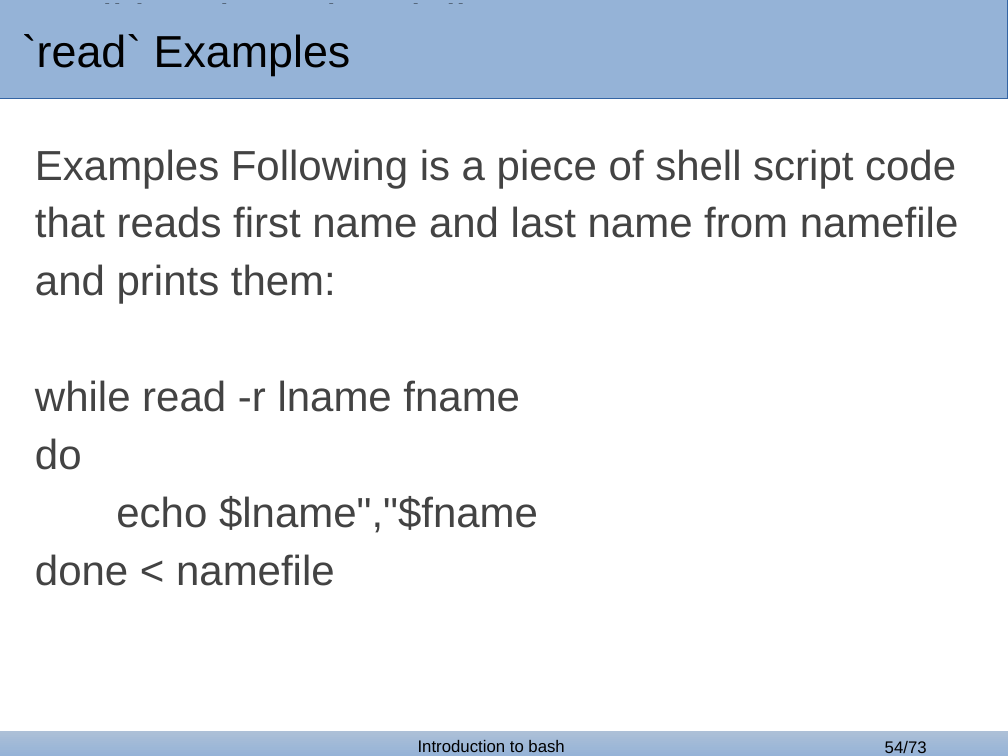
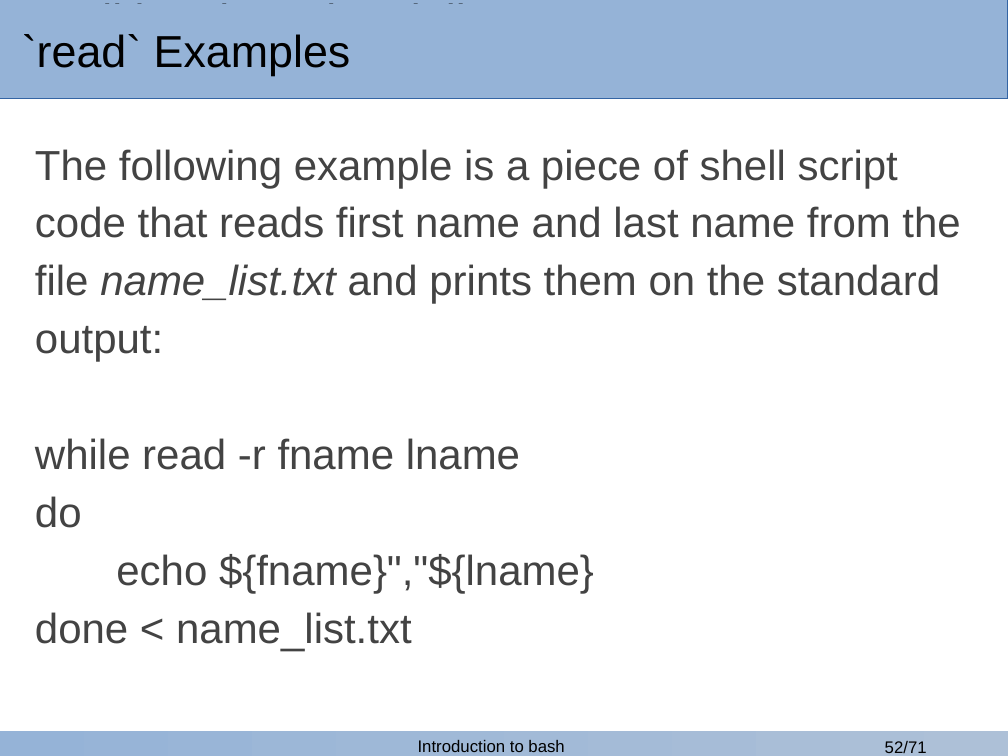
Before and after one commit to GozDavid/bash_lectures, a slide deck: slide 52 of bash_1.odp (slide 54 before the commit). Drawn at 1008x756 pixels with LibreOffice and Linux fonts; fonts in the diff are those of the drawing; background and template pictures are left out. Boxes give left, top, right and bottom in pixels: in the first picture for what was removed or moved away, otherwise in the second. Text is boxed around its words. In the diff, an @@ line names an element or a change of style, - is before the commit and + after.

```diff
--- a/bash_1.odp
+++ b/bash_1.odp
@@ text at bbox=[35, 149, 960, 470]: text changed @@
-Examples Following is a piece of shell script code that reads first name and last name from namefile and prints them:
-while read -r lname fname
+The following example is a piece of shell script code that reads first name and last name from the file name_list.txt and prints them on the standard output:
+while read -r fname lname
@@ text at bbox=[35, 554, 594, 652]: text changed @@
-echo $lname","$fname
-done < namefile
+echo ${fname}","${lname}
+done < name_list.txt
@@ page number at bbox=[885, 741, 927, 753]: text changed @@
-54/73
+52/71
```
Also in this commit, not shown: 23 other slides changed, 2 slides removed, 2 other files.
